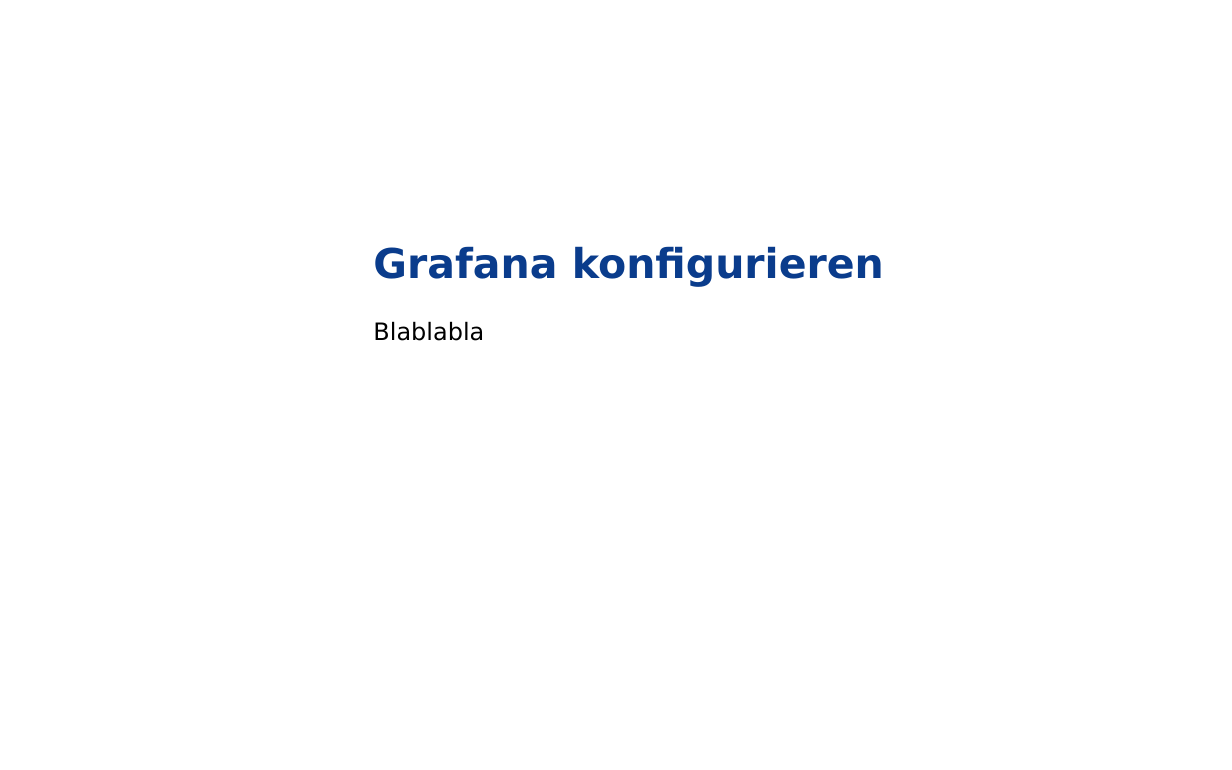
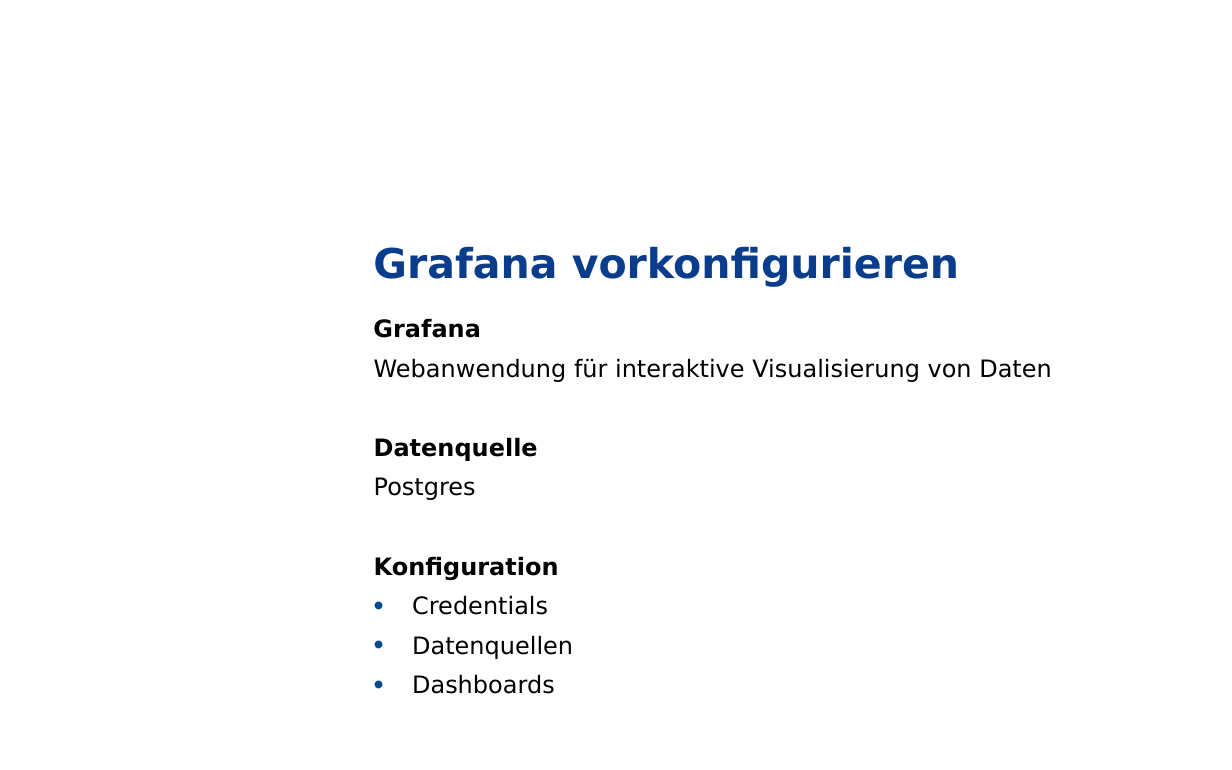
Before and after one commit to grothesk/deepshore-labs, a slide deck: slide 4 of 04-configmaps-und-secrets/deeptalk-04.pptx. Drawn at 1232x770 pixels with LibreOffice and Linux fonts; fonts in the diff are those of the drawing; background and template pictures are left out. Boxes give left, top, right and bottom in pixels: in the first picture for what was removed or moved away, otherwise in the second. Text is boxed around its words. In the diff, an @@ line names an element or a change of style, - is before the commit and + after.

```diff
--- a/04-configmaps-und-secrets/deeptalk-04.pptx
+++ b/04-configmaps-und-secrets/deeptalk-04.pptx
@@ title at (x1=373, y1=246, x2=959, y2=287): text changed @@
-Grafana konfigurieren
+Grafana vorkonfigurieren
@@ text at (x1=373, y1=318, x2=1052, y2=694): text changed @@
-Blablabla
+Grafana
+Webanwendung für interaktive Visualisierung von Daten
+Datenquelle
+Postgres
+Konfiguration
+• Credentials
+• Datenquellen
+• Dashboards
```
Also in this commit, not shown: 5 other slides changed, 4 slides added, 1 slide removed, 2 other files.
